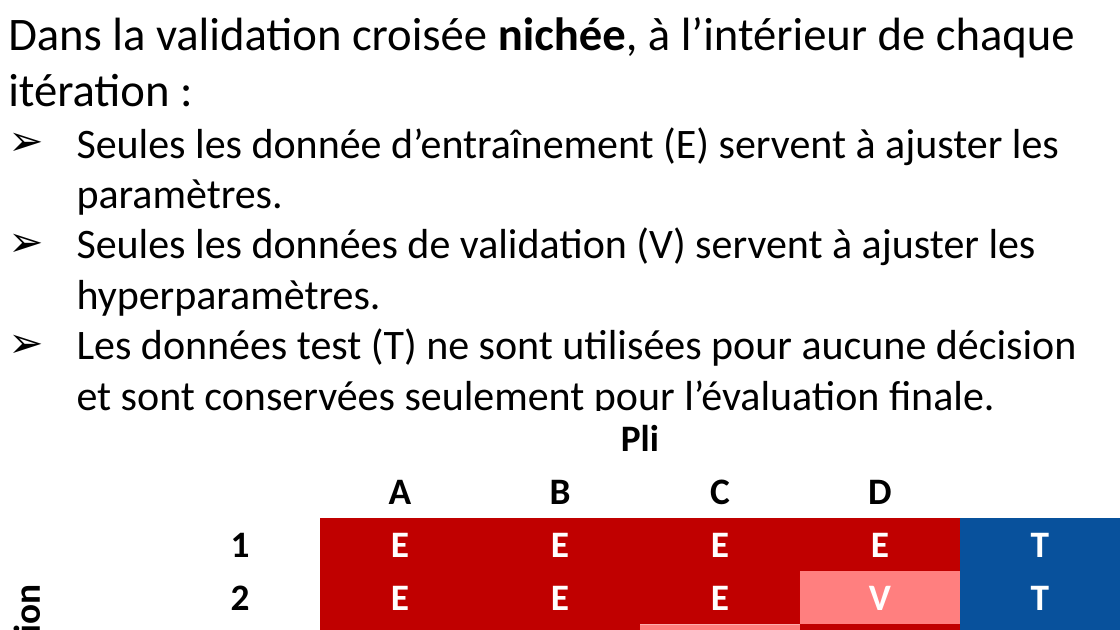
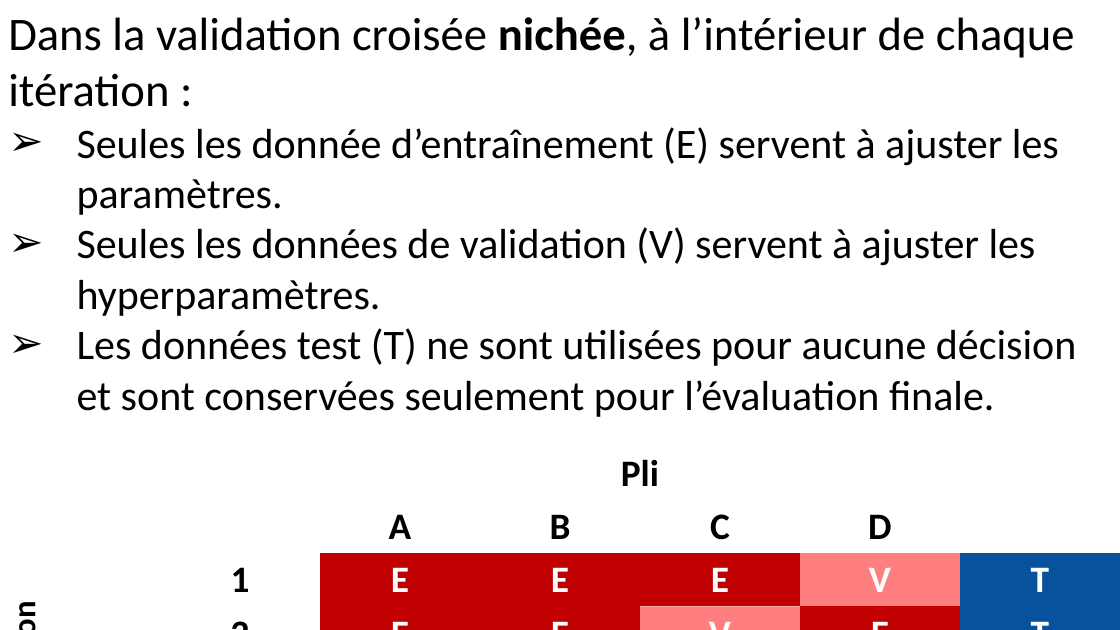
Before and after one commit to pnplab/ML_CRIUSMM, a slide deck: slide 40 of cours_2/img/cours_2.pptx. Drawn at 1120x630 pixels with LibreOffice and Linux fonts; fonts in the diff are those of the drawing. Boxes give left, top, right and bottom in pixels: in the first picture for what was removed or moved away, otherwise in the second. Text is boxed around its words. In the diff, an @@ line names an element or a change of style, - is before the commit and + after.

```diff
--- a/cours_2/img/cours_2.pptx
+++ b/cours_2/img/cours_2.pptx
@@ table at (x1=0, y1=447, x2=1117, y2=630) @@
-row 3: itération | 1 | E | E | E | E | T
-row 4:  | 2 | E | E | E | V | T
-row 5:  | 3 | E | E | V | E | T
-row 6:  | 4 | E | V | E | E | T
-row 7:  | 5 | V | E | E | E | T
+row 3: Itération | 1 | E | E | E | V | T
+row 4:  | 2 | E | E | V | E | T
+row 5:  | 3 | E | V | E | E | T
+row 6:  | 4 | V | E | E | E | T
@@ table resized from (x1=0, y1=412, x2=1117, y2=630) to (x1=0, y1=447, x2=1117, y2=630) @@
```
Also in this commit, not shown: 2 other slides changed, 50 other files.
